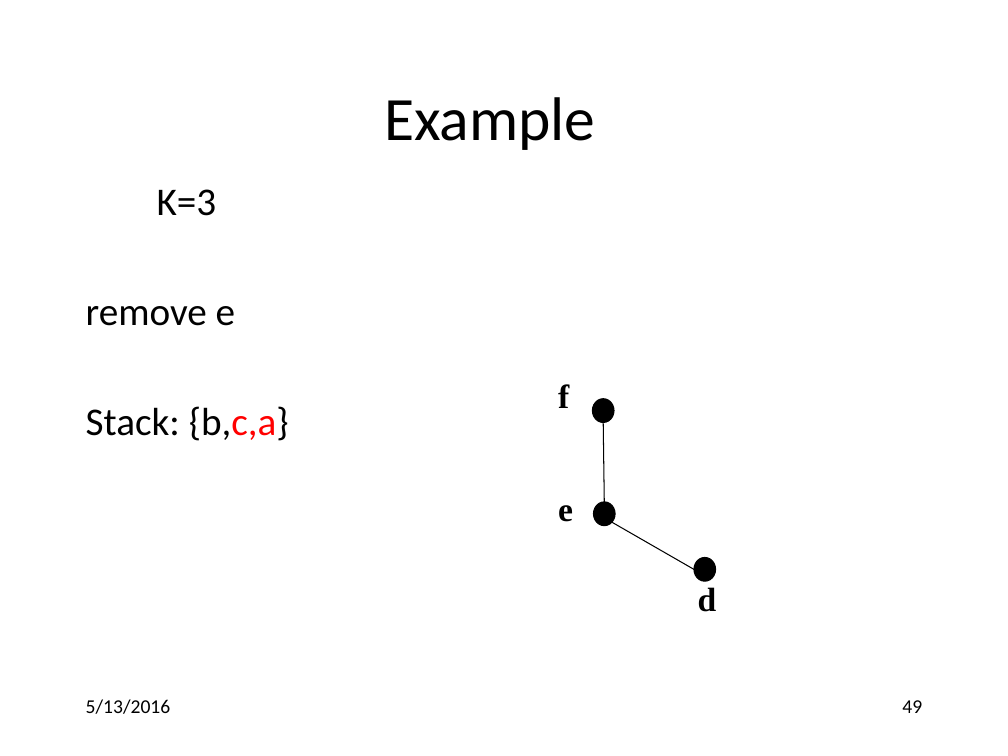
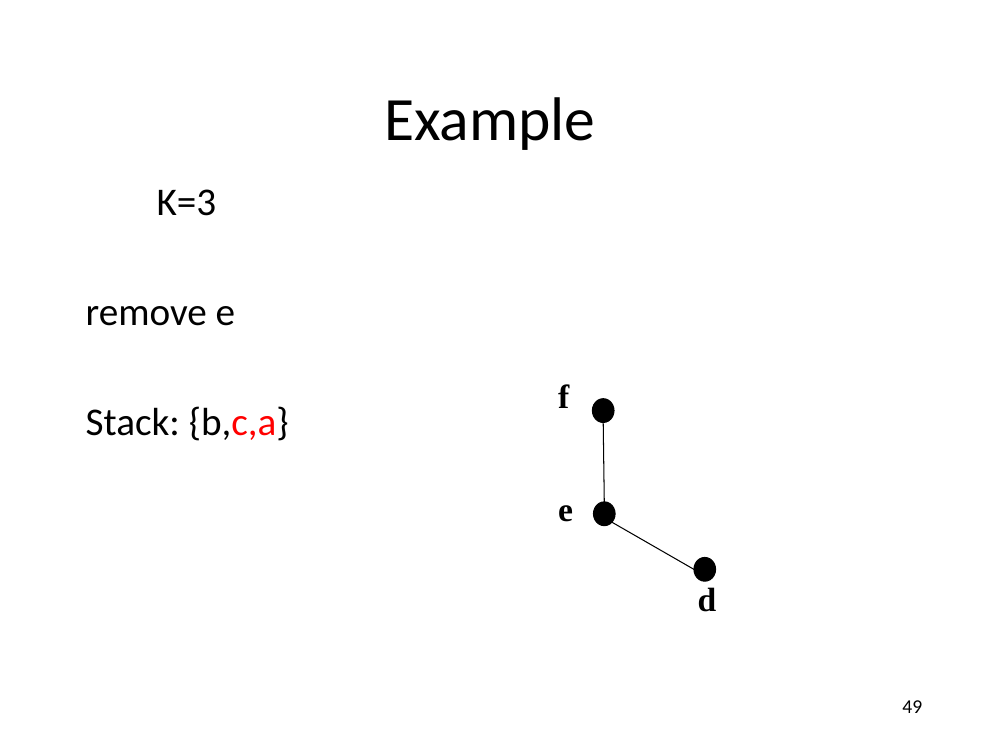
Before and after one commit to anoopsarkar/compilers-class, a slide deck: slide 49 of assets/ppt/opt/regalloc.pptx. Drawn at 1008x756 pixels with LibreOffice and Linux fonts; fonts in the diff are those of the drawing. Boxes give left, top, right and bottom in pixels: in the first picture for what was removed or moved away, otherwise in the second. Text is boxed around its words. In the diff, an @@ line names an element or a change of style, - is before the commit and + after.

```diff
--- a/assets/ppt/opt/regalloc.pptx
+++ b/assets/ppt/opt/regalloc.pptx
@@ text removed at (86, 699, 171, 714) @@
-5/13/2016
```
Also in this commit, not shown: 89 other slides changed, 1 slide added, 1 slide removed, 3 other files.
